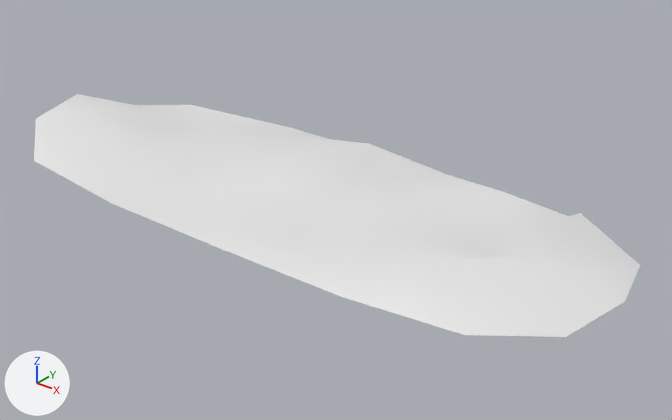
Renders of the FBX model Assets/Models/OBJ/obj_BubbleBathWater.fbx from each side of a commit.
One viewpoint serves both versions: a 50 mm lens placed at (1.079, 4.434, 1.374), pointed at (-0.21, 6.044, 0.376). Arrows for +X, +Y and +Z are at lower left; the lights stay in place. Materials are left out; every surface is plain grey. Where no turn or scale is listed for an object, it has been applied to the vertices.

The first picture shows 'obj_BubbleBathWater'.
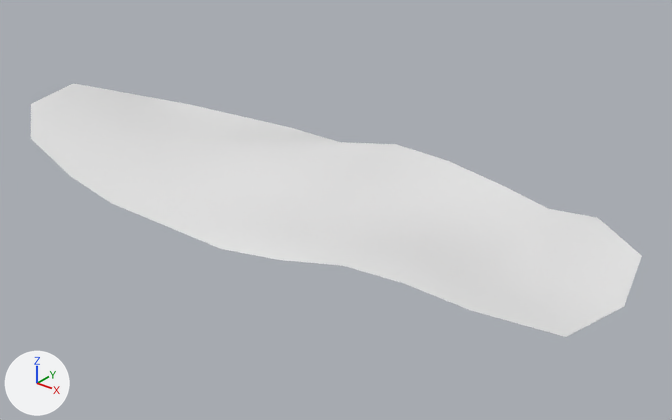
The change, as a list of edits to the scene's bpy script:
```text
Change me_plane_055:
    where me_plane_055.from_pydata(...)  # 51 vertices, 42 faces; spans x -0.92..0.78, y -0.33..0.33, z 0.41..0.49
    used by ob_obj_bubblebathwater; location = (-0.24, 6.009, 0.0)
    before: 0 (-0.88, 0.17, 0.41) at pixel (134, 104), 13 (0.0, 0.33, 0.41), 24 (0.33, 0.32, 0.41) at pixel (504, 191), 34 (-0.56, -0.18, 0.41) at pixel (107, 165), 37 (-0.19, 0.0, 0.41) at pixel (259, 179)
    before: 41 (0.17, 0.32, 0.41) at pixel (447, 174)
    me_plane_055 part 1
    add for i in [24, 34, 37]: me_plane_055.vertices[i].co += Vector((0.0, 0.0, 0.02))
    add for i in [0, 13, 41]: me_plane_055.vertices[i].co += Vector((0.0, 0.0, 0.04))
    me_plane_055.vertices[4].co: (-0.88, -0.17, 0.47) -> (-0.89, -0.17, 0.51)  # pixel (35, 118) -> pixel (30, 103)
    me_plane_055.vertices[5].co: (-0.92, 0.0, 0.48) -> (-0.93, 0.0, 0.51)  # pixel (77, 93) -> pixel (73, 83)
    me_plane_055.vertices[6].co: (-0.74, -0.29, 0.41) -> (-0.74, -0.29, 0.47)  # pixel (33, 160) -> pixel (30, 138)
    me_plane_055.vertices[11].co: (0.0, 0.21, 0.49) -> (0.0, 0.21, 0.48)  # pixel (369, 143) -> pixel (369, 146)
    me_plane_055.vertices[16].co: (-0.38, 0.0, 0.48) -> (-0.38, 0.0, 0.46)  # pixel (204, 134) -> pixel (205, 143)
    me_plane_055.vertices[27].co: (-0.74, 0.0, 0.49) -> (-0.74, 0.0, 0.47)  # pixel (115, 105) -> pixel (116, 110)
    me_plane_055.vertices[35].co: (-0.56, -0.31, 0.41) -> (-0.56, -0.31, 0.42)  # pixel (70, 180) -> pixel (70, 175)
    me_plane_055.vertices[36].co: (-0.19, 0.19, 0.47) -> (-0.19, 0.19, 0.45)  # pixel (308, 136) -> pixel (308, 141)
    me_plane_055 part 2
    me_plane_055.vertices[1].co: (0.74, 0.17, 0.41) -> (0.74, 0.17, 0.43)  # pixel (640, 265) -> pixel (641, 255)
    me_plane_055.vertices[2].co: (0.78, 0.0, 0.42) -> (0.78, 0.0, 0.41)  # pixel (624, 301) -> pixel (624, 306)
    me_plane_055.vertices[8].co: (0.59, 0.29, 0.41) -> (0.59, 0.29, 0.43)  # pixel (596, 226) -> pixel (598, 217)
    me_plane_055.vertices[9].co: (0.59, -0.29, 0.41) -> (0.59, -0.27, 0.46)  # pixel (465, 335) -> pixel (470, 310)
    me_plane_055.vertices[23].co: (0.33, -0.32, 0.41) -> (0.33, -0.32, 0.48)  # pixel (343, 297) -> pixel (343, 265)
    me_plane_055.vertices[28].co: (0.59, 0.0, 0.45) -> (0.59, 0.0, 0.4)  # pixel (539, 256) -> pixel (537, 280)
    me_plane_055.vertices[29].co: (0.59, 0.18, 0.48) -> (0.59, 0.18, 0.45)  # pixel (580, 213) -> pixel (578, 226)
    me_plane_055.vertices[44].co: (0.17, -0.2, 0.41) -> (0.17, -0.2, 0.44)  # pixel (320, 249) -> pixel (320, 236)
    me_plane_055.vertices[45].co: (0.17, -0.32, 0.41) -> (0.17, -0.32, 0.44)  # pixel (279, 272) -> pixel (278, 259)
    me_plane_055.vertices[46].co: (0.46, -0.3, 0.41) -> (0.46, -0.3, 0.48)  # pixel (402, 315) -> pixel (403, 283)
    me_plane_055.vertices[50].co: (0.47, -0.19, 0.48) -> (0.47, -0.19, 0.47)  # pixel (439, 259) -> pixel (439, 265)
```

Where the change shows, as pixel boxes [x1, y1, x2, y2] in the pictures (672 x 420 px; the box of a moved part takes in the faces that stretch with it):
'obj_BubbleBathWater', reshaped
    before: [34, 94, 640, 337]
    after: [31, 83, 642, 337]
part 1 of me_plane_055, moved or reshaped
    before: [34, 94, 548, 227]
    after: [31, 83, 548, 227]
part 2 of me_plane_055, moved or reshaped
    before: [222, 199, 640, 337]
    after: [222, 199, 642, 337]
